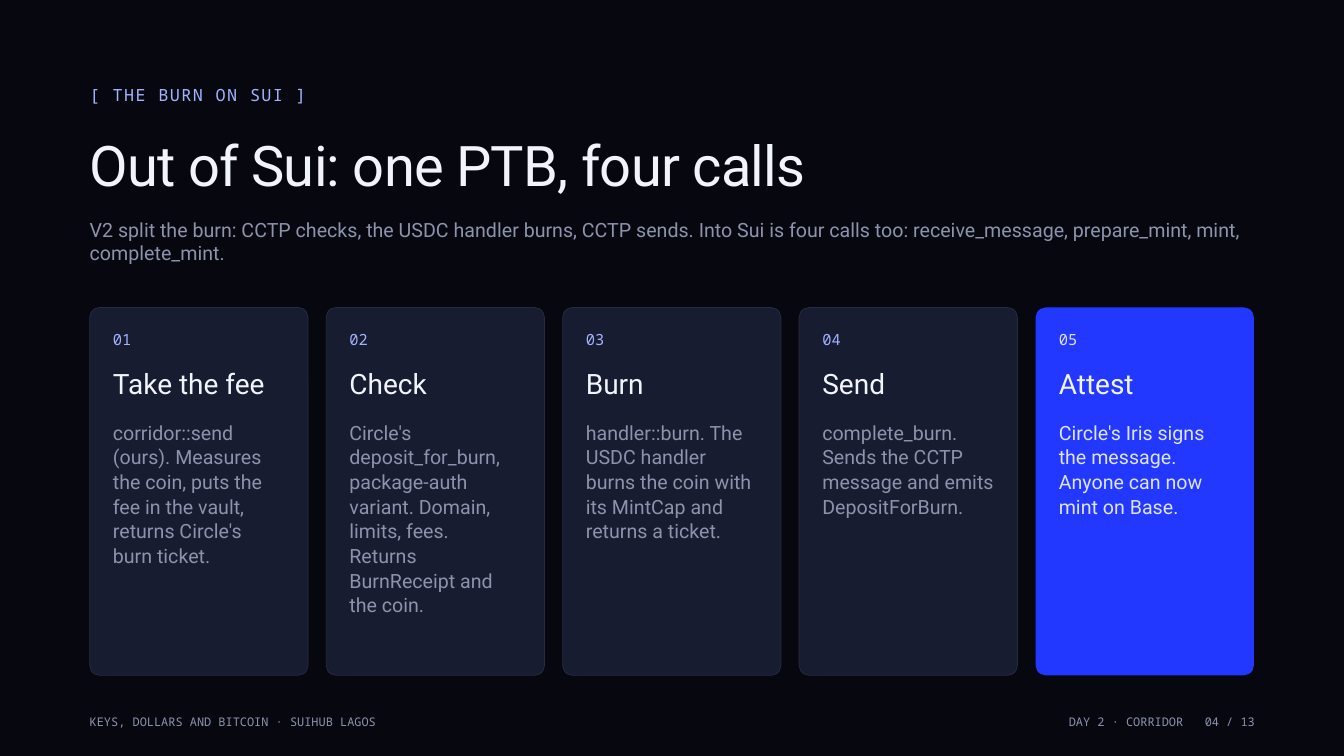
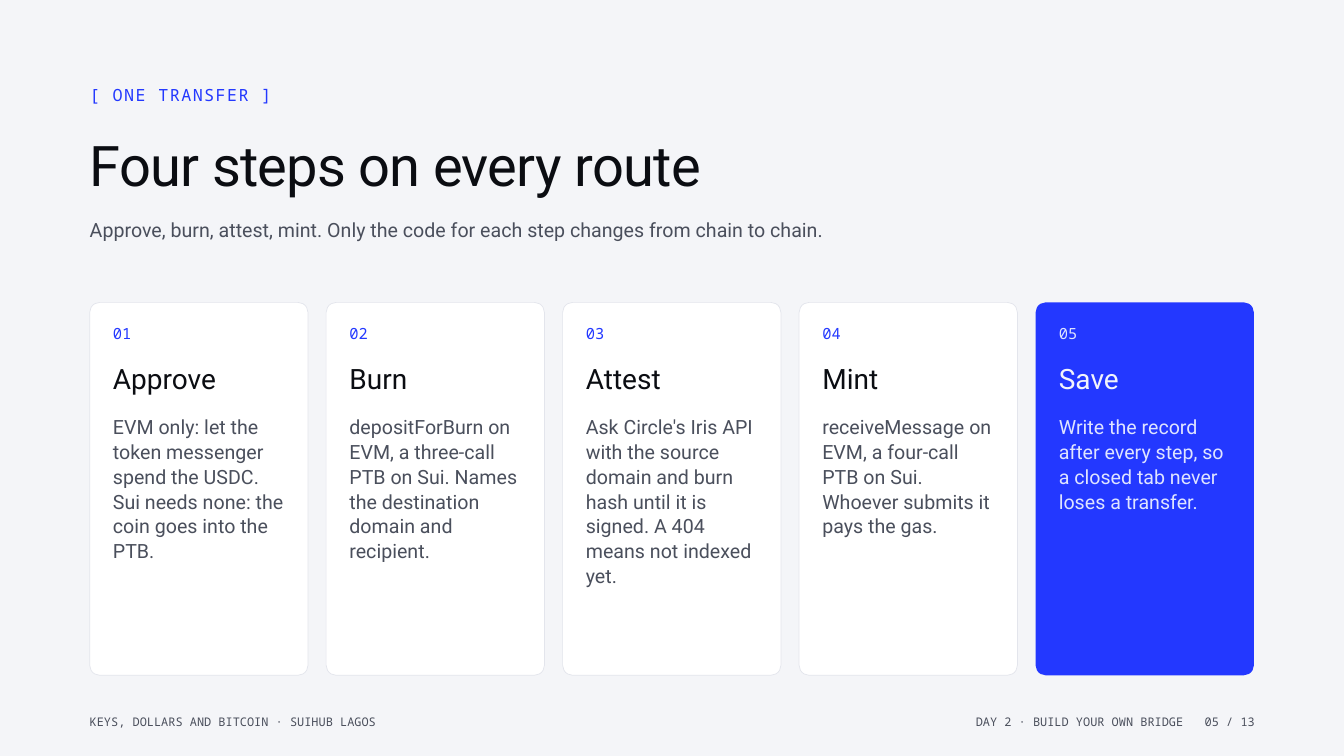
Before and after one commit to Nuel-osas/day2-corridor, a slide deck: slide 5 of teaching/Day2_Build_Your_Own_Bridge.pptx (slide 4 before the commit). Drawn at 1344x756 pixels with LibreOffice and Linux fonts; fonts in the diff are those of the drawing. Boxes give left, top, right and bottom in pixels: in the first picture for what was removed or moved away, otherwise in the second. Text is boxed around its words. In the diff, an @@ line names an element or a change of style, - is before the commit and + after.

Commit message:
teaching: rebuild the Day 2 deck around building a Setsuna-style bridge app
The class is meant to teach students to build a bridge like bridge.setsuna.finance, and the first
deck taught one Sui to Base corridor. The thirteen slides now walk the product: the six parts of
a bridge app, what CCTP V2 runs on Sui (testnet and mainnet), the four steps, wallets per
ecosystem, Bridge Kit for EVM, our own PTBs for Sui, who pays the gas, the fee, half-done
transfers, proof from the live app, and the gotchas. Rejected: adding slides on top of the old
deck, which would break the thirteen-slide limit and keep teaching the narrower app first.

```diff
--- a/teaching/Day2_Build_Your_Own_Bridge.pptx
+++ b/teaching/Day2_Build_Your_Own_Bridge.pptx
@@ background #07080F to #F4F5F8 @@
@@ text at [113,89,248,101]: text changed; text colour #A3B2FF to #2338FF @@
-[ THE BURN ON SUI ]
+[ ONE TRANSFER ]
@@ text at [90,146,700,198]: text changed; text colour #F2F4FB to #0B0D12 @@
-Out of Sui: one PTB, four calls
+Four steps on every route
@@ text at [90,222,822,241]: text changed; text colour #8D93AD to #4A4F5C @@
-V2 split the burn: CCTP checks, the USDC handler burns, CCTP sends. Into Sui is four calls too: receive_message, prepare_mint, mint, complete_mint.
+Approve, burn, attest, mint. Only the code for each step changes from chain to chain.
@@ rounded rectangle: place and size @@
-rounded rectangle at [90,308,309,676]
+rounded rectangle at [90,302,309,676]
@@ rounded rectangle: place and size @@
-rounded rectangle at [327,308,545,676]
+rounded rectangle at [327,302,545,676]
@@ rounded rectangle: place and size @@
-rounded rectangle at [563,308,781,676]
+rounded rectangle at [563,302,781,676]
@@ text colour #A3B2FF to #2338FF in 4 elements at [113,328,131,339], [349,328,367,339], [822,328,840,339], [586,328,604,339] @@
@@ fill #171C30 to #FFFFFF; outline #262C44 0.5 pt to #E3E5EC 0.5 pt in 4 elements at [90,302,309,676], [327,302,545,676], [563,302,781,676], [800,302,1018,676] @@
@@ rounded rectangle: place and size @@
-rounded rectangle at [800,308,1018,676]
+rounded rectangle at [800,302,1018,676]
@@ rounded rectangle: place and size @@
-rounded rectangle at [1035,308,1254,676]
+rounded rectangle at [1035,302,1254,676]
@@ text "05": place and size @@
-text "05" at [1059,334,1077,345]
+text "05" at [1059,328,1077,339]
@@ text removed at [113,372,264,395] @@
-Take the fee
@@ text added at [113,369,216,395], 20 pt, text #0B0D12 @@
+Approve
@@ text "Burn": place and size @@
-text "Burn" at [586,374,644,395]
+text "Burn" at [349,369,407,390]
@@ text "Burn" at [349,369,407,390]: text colour #F2F4FB to #0B0D12 @@
@@ text removed at [349,373,426,395] @@
-Check
@@ text "Attest" at [586,369,661,390]: text colour #F2F4FB to #0B0D12 @@
@@ text "Attest": place and size @@
-text "Attest" at [1059,374,1134,395]
+text "Attest" at [586,369,661,390]
@@ text removed at [822,373,885,395] @@
-Send
@@ text added at [822,369,878,390], 20 pt, text #0B0D12 @@
+Mint
@@ text added at [1059,369,1119,390], 20 pt, text #F2F4FB @@
+Save
@@ text at [113,419,284,558]: text changed; text colour #8D93AD to #4A4F5C @@
-corridor::send (ours). Measures the coin, puts the fee in the vault, returns Circle's burn ticket.
+EVM only: let the token messenger spend the USDC. Sui needs none: the coin goes into the PTB.
@@ text at [349,419,517,562]: text changed; text colour #8D93AD to #4A4F5C @@
-Circle's deposit_for_burn, package-auth variant. Domain, limits, fees. Returns BurnReceipt and the coin.
+depositForBurn on EVM, a three-call PTB on Sui. Names the destination domain and recipient.
@@ text at [586,419,753,587]: text changed; text colour #8D93AD to #4A4F5C @@
-handler::burn. The USDC handler burns the coin with its MintCap and returns a ticket.
+Ask Circle's Iris API with the source domain and burn hash until it is signed. A 404 means not indexed yet.
@@ text at [1059,419,1223,509]: text changed @@
-Circle's Iris signs the message. Anyone can now mint on Base.
+Write the record after every step, so a closed tab never loses a transfer.
@@ text at [822,420,991,537]: text changed; text colour #8D93AD to #4A4F5C @@
-complete_burn. Sends the CCTP message and emits DepositForBurn.
+receiveMessage on EVM, a four-call PTB on Sui. Whoever submits it pays the gas.
@@ text "KEYS, DOLLARS AND BITCOIN · ..." at [90,717,376,728]: text colour #8D93AD to #4A4F5C @@
@@ text at [976,717,1255,726]: text changed; text colour #8D93AD to #4A4F5C @@
-DAY 2 · CORRIDOR 04 / 13
+DAY 2 · BUILD YOUR OWN BRIDGE 05 / 13
```
Also in this commit, not shown: 5 other slides changed, 7 slides added, 7 slides removed, 4 other files.
